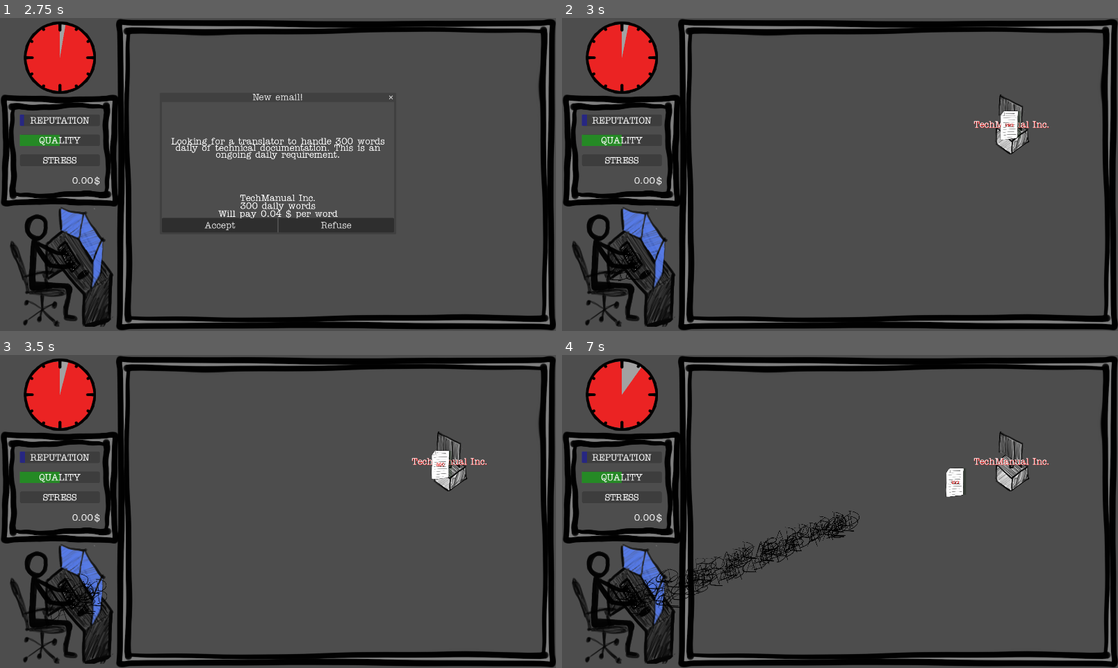
Above: before the commit, frames 1-4 (two rows, left to right).
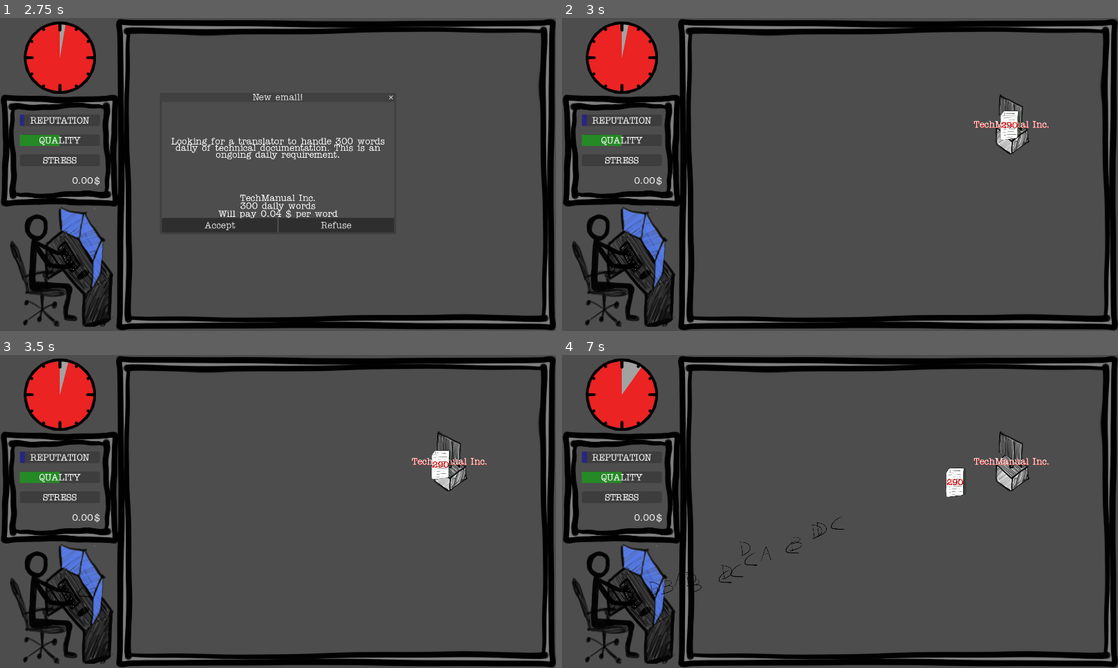
Above: after the commit, the same moments.

Repository: ildede/game-off-2025
Game: Godot game, scene res://scenes/ui/start_screen/start.tscn
Same seed, same stepped clock (60 frames per second), same inputs: the game is played once before the commit and once after it.
Inputs (mouse positions are in pixels of both pictures, inside the frame that each line leads up to):
- Up to frame 1 (2.75 s): click "START" at 0.5 s; move the mouse to (400, 158) at 1.27 s; tap Enter at 2 s; move the mouse to (166, 190) at 2.02 s
- Up to frame 2 (3 s): click "Accept" at 2.75 s
- Up to frame 3 (3.5 s): no input
- Up to frame 4 (7 s): click (1012, 461) at 3.5 s; click (1012, 461) at 4.25 s; click (1012, 461) at 5 s; move the mouse to (895, 442) at 5.77 s; move the mouse to (812, 574) at 6.52 s

Frame 1 is identical in both runs. In frame 2, less than 0.1% of the frame differs, in the area x 8-82%, y 33-84%; in frame 3, 0.2%; in frame 4, 1.5%, in the area x 9-73%, y 39-84%.

Commit message:
feat: each letter is now 10 words

Diff:
--- a/scenes/game/entities/letter/letter.gd
+++ b/scenes/game/entities/letter/letter.gd
@@ -5,6 +5,7 @@
 var possible_letters = ["A","B","C","D"]
 var target: PathFollow2D
 var target_id: int
+var word_count: int = 10
 
 func _ready() -> void:
 	var imported_resource = load("res://scenes/game/entities/letter/assets/{0}.png".format([possible_letters.pick_random()]))
@@ -17,6 +18,6 @@
 		queue_free()
 
 func _on_body_entered(body: Node2D) -> void:
-	if "task_id" in body:
+	if body is TaskBody:
 		if body.task_id == target_id:
-			Global.letter_hit_task.emit(self, body)
+			Global.letter_hit_task.emit(self, body.get_parent())
--- a/scenes/game/entities/task/character_body_2d.gd
+++ b/scenes/game/entities/task/character_body_2d.gd
@@ -1,4 +1,5 @@
 extends CharacterBody2D
+class_name TaskBody
 
 var task_id = 0;
 
--- a/scenes/game/entities/task/task.gd
+++ b/scenes/game/entities/task/task.gd
@@ -20,9 +20,12 @@
 	set_progress(get_progress() + speed * delta)
 	rotation = 0
 
-func update_progress() -> bool:
-	$ProgressBar.value += 1
+func update_progress(letter: Letter) -> bool:
+	$ProgressBar.value += letter.word_count
 	if $ProgressBar.max_value == $ProgressBar.value:
 		return true
 	else:
 		return false
+
+func get_task_id() -> int:
+	return get_node("CharacterBody2D").task_id
--- a/scenes/game/entities/task/task.tscn
+++ b/scenes/game/entities/task/task.tscn
@@ -35,16 +35,22 @@
 show_percentage = false
 
 [node name="Label" type="Label" parent="."]
-anchors_preset = 15
-anchor_right = 1.0
-anchor_bottom = 1.0
+anchors_preset = 8
+anchor_left = 0.5
+anchor_top = 0.5
+anchor_right = 0.5
+anchor_bottom = 0.5
+offset_left = -575.0
+offset_top = -207.5
+offset_right = 575.0
+offset_bottom = 207.5
 grow_horizontal = 2
 grow_vertical = 2
 theme_override_colors/font_color = Color(1, 0, 0, 1)
 theme_override_colors/font_shadow_color = Color(0, 0, 0, 1)
 theme_override_constants/shadow_offset_x = 10
 theme_override_constants/shadow_offset_y = 5
-theme_override_font_sizes/font_size = 300
-text = "100"
+theme_override_font_sizes/font_size = 600
+text = "999"
 horizontal_alignment = 1
 vertical_alignment = 1
--- a/scenes/game/translator/translator.gd
+++ b/scenes/game/translator/translator.gd
@@ -24,26 +24,21 @@
 	l.target_id = target_task.get_node("CharacterBody2D").task_id
 	add_child(l)
 
-func task_hit(letter, task) -> void:
-	Global.update_reputation.emit(0.2)
-	Global.update_stress.emit(-0.5)
+func task_hit(letter: Letter, task: Task) -> void:
 
 	var found_index = tasks.find_custom(func has_task_id(t):
-		return t.get_node("CharacterBody2D").task_id == task.task_id)
+		return t.get_task_id() == task.get_task_id())
 	if found_index >= 0:
-		var is_finished = tasks[found_index].update_progress()
+		var is_finished = tasks[found_index].update_progress(letter)
 		if is_finished:
 			var task_found = tasks.pop_at(found_index)
 			Global.update_money.emit(task_found.money_value)
+			Global.update_reputation.emit(0.2)
+			Global.update_stress.emit(-0.5)
 			task_found.queue_free()
 		letter.queue_free()
 
 func _on_static_body_2d_body_entered(body: Node2D) -> void:
-	if "task_id" in body:
-		Global.update_reputation.emit(-0.5)
-		Global.update_stress.emit(2)
-		var found_index = tasks.find_custom(func has_task_id(t):
-			return t.get_node("CharacterBody2D").task_id == body.task_id)
-		if found_index >= 0:
-			var task_found = tasks.pop_at(found_index)
-			task_found.queue_free()
+	if body is TaskBody:
+		Global.update_reputation.emit(-1)
+		Global.update_stress.emit(4)
--- a/scenes/game/translator/translator.tscn
+++ b/scenes/game/translator/translator.tscn
@@ -22,7 +22,7 @@
 shape = SubResource("CircleShape2D_ljyet")
 
 [node name="WPM" type="Timer" parent="."]
-wait_time = 0.024
+wait_time = 0.24
 autostart = true
 
 [connection signal="body_entered" from="Translator/StaticBody2D" to="." method="_on_static_body_2d_body_entered"]
